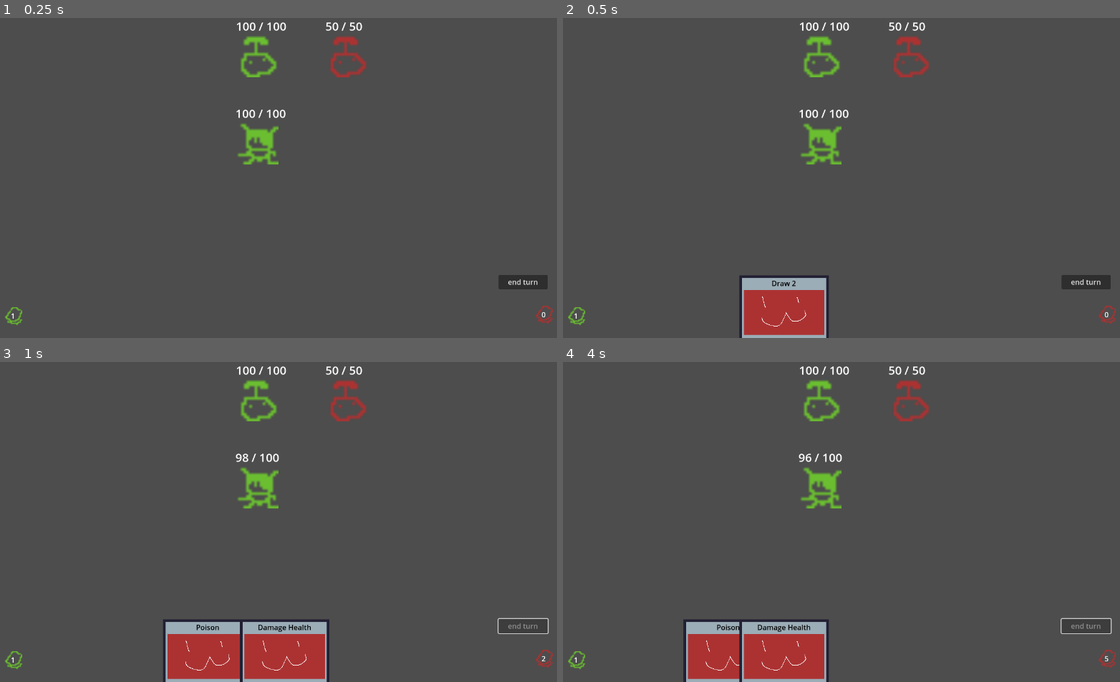
Above: before the commit, frames 1-4 (two rows, left to right).
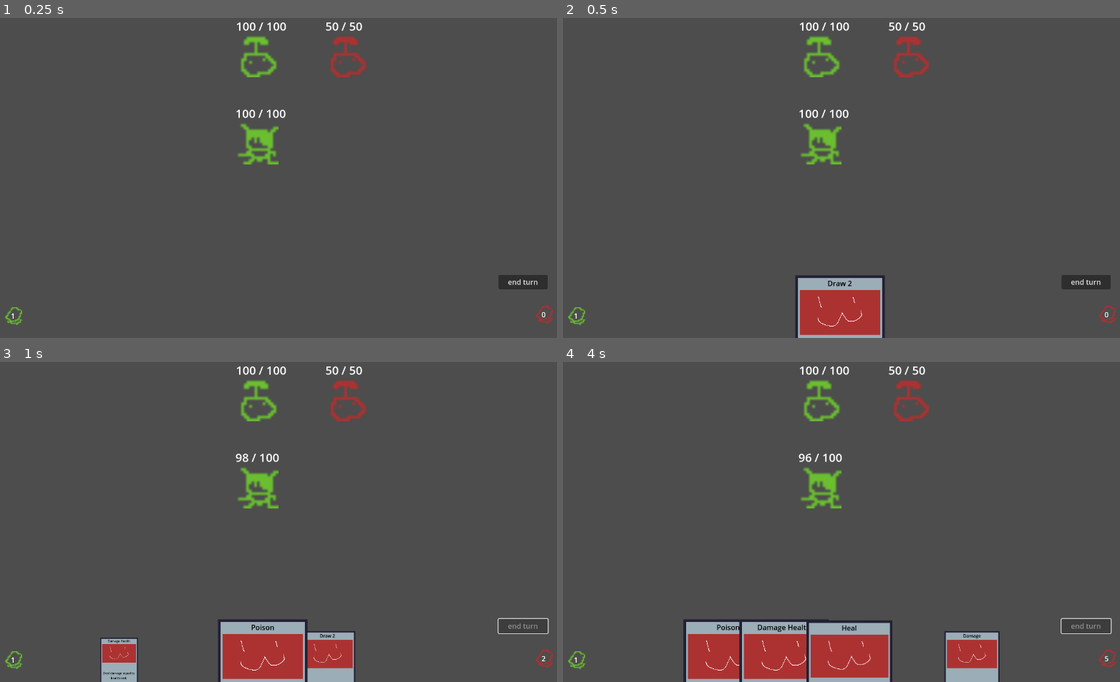
Above: after the commit, the same moments.

Repository: Saplings-Projects/1M_sub
Game: Godot game, scene res://#Scenes/TestingScene.tscn
The game is run twice, just before and just after one commit, with the same random seed, the same clock (stepped at 60 frames per second) and the same inputs.
Inputs (mouse positions are in pixels of both pictures, inside the frame that each line leads up to):
- Up to frame 1 (0.25 s): no input
- Up to frame 2 (0.5 s): no input
- Up to frame 3 (1 s): click "end turn" at 0.5 s
- Up to frame 4 (4 s): click "1" at 1.25 s; click (629, 659) at 2.02 s; click "0" at 2.75 s; click "end turn" at 3.5 s

Frame 1 is identical in both runs. In frame 2, 4.2% of the frame differs, in the area x 31-58%, y 80-100%; in frame 3, 4.5%, in the area x 17-64%, y 80-100%; in frame 4, 4.0%.

Commit message:
Add CardMovementState resource
-Add CardMovementState as a Resource. So each state will be a separate file
-Added child states InHand, MovingToHand, and Discarding
-Added CardState properties which gives values for the card states
-Added EasingConstants which is string constants used for easing

Diff:
--- a/#Scenes/TestingScene.tscn
+++ b/#Scenes/TestingScene.tscn
@@ -27,7 +27,7 @@
 grow_vertical = 2
 mouse_filter = 2
 
-[node name="CardContainer" parent="CanvasLayer/UIControl" instance=ExtResource("3_e7sws")]
+[node name="CardContainer" parent="CanvasLayer/UIControl" node_paths=PackedStringArray("draw_pile_ui", "discard_pile_ui") instance=ExtResource("3_e7sws")]
 layout_mode = 1
 anchors_preset = 7
 anchor_left = 0.5
@@ -36,9 +36,8 @@
 anchor_bottom = 1.0
 grow_horizontal = 2
 grow_vertical = 0
-card_hovered_offset = 100.0
-starting_hand_size = 5
-max_hand_size = 10
+draw_pile_ui = NodePath("../DrawPile")
+discard_pile_ui = NodePath("../DiscardPile")
 
 [node name="EndTurnButton" type="Button" parent="CanvasLayer/UIControl"]
 layout_mode = 1
--- a/Cards/CardContainer.gd
+++ b/Cards/CardContainer.gd
@@ -19,6 +19,8 @@
 @export var max_hand_size: int = 10
 @export var card_draw_time: float = 0.2
 @export var card_discard_time: float = 0.1
+@export var draw_pile_ui: DrawPileUISetter = null
+@export var discard_pile_ui: DiscardPileUISetter = null
 
 var cards_in_hand: Array[CardWorld] = []
 var draw_pile: Array[CardBase] = []
@@ -121,13 +123,16 @@
 
 
 func _create_card_in_world(card_data: CardBase) -> void:
-	var card_instance: CardWorld = card_scene.instantiate()
-	add_child(card_instance)
-	cards_in_hand.append(card_instance)
-
-	card_instance.init_card(card_data)
-
-	_bind_card_input(card_instance)
+	var card: CardWorld = card_scene.instantiate()
+	add_child(card)
+	cards_in_hand.append(card)
+
+	card.init_card(card_data)
+
+	card.global_position = draw_pile_ui.global_position
+	card.get_card_movement_component().set_movement_state(Enums.CardMovementState.MOVING_TO_HAND)
+
+	_bind_card_input(card)
 
 
 func _bind_card_input(card: CardWorld):
@@ -144,7 +149,7 @@
 	# add to discard pile
 	discard_pile.append(card.card_data)
 
-	# remove from world
+	# remove from hand and add to discard queue
 	cards_in_hand.remove_at(card_index)
 	_add_to_discard_queue(card)
 
@@ -196,7 +201,9 @@
 
 	var card: CardWorld = _cards_queued_for_discard[0]
 	_cards_queued_for_discard.remove_at(0)
-	card.queue_free()
+
+	card.get_card_movement_component().state_properties.desired_position = discard_pile_ui.global_position
+	card.get_card_movement_component().set_movement_state(Enums.CardMovementState.DISCARDING)
 
 	if _cards_queued_for_discard.size() > 0:
 		_handle_discard_queue()
@@ -247,12 +254,12 @@
 
 
 func _focus_card(card: CardWorld, offset: float) -> void:
-	card.get_card_movement_component().desired_position.y = -offset
+	card.get_card_movement_component().state_properties.desired_position.y = -offset
 	card.z_index = 1
 
 
 func _unfocus_card(card: CardWorld) -> void:
-	card.get_card_movement_component().desired_position.y = 0
+	card.get_card_movement_component().state_properties.desired_position.y = 0
 	card.z_index = 0
 
 
@@ -268,6 +275,13 @@
 		var card: CardWorld = cards_in_hand[card_index]
 		var card_x: float = per_card_width * card_index
 
+		var movement_component: CardMovementComponent = card.get_card_movement_component()
+		var move_state: Enums.CardMovementState = movement_component.current_move_state
+
 		card_x -= total_hand_width / 2.0
 
-		card.get_card_movement_component().desired_position.x = card_x
+		match move_state:
+			Enums.CardMovementState.MOVING_TO_HAND:
+				movement_component.state_properties.desired_position.x = card_x
+			Enums.CardMovementState.IN_HAND:
+				movement_component.state_properties.desired_position.x = card_x
--- a/Cards/CardMovementComponent.gd
+++ b/Cards/CardMovementComponent.gd
@@ -4,10 +4,23 @@
 
 signal on_movement_state_update(new_state: Enums.CardMovementState)
 
-@export var lerp_speed: float = 4.0
+var current_move_state: Enums.CardMovementState = Enums.CardMovementState.NONE
+var state_properties: CardStateProperties = CardStateProperties.new()
 
-var current_move_state: Enums.CardMovementState = Enums.CardMovementState.NONE
-var desired_position: Vector2 = Vector2.ZERO
+var _state_mapping: Dictionary = {
+	Enums.CardMovementState.NONE: null,
+	Enums.CardMovementState.MOVING_TO_HAND: MoveState_MovingToHand.new(),
+	Enums.CardMovementState.IN_HAND: MoveState_InHand.new(),
+	Enums.CardMovementState.DISCARDING: MoveState_Discarding.new(),
+}
+
+
+func _ready():
+	# init state with the parent. Parent should always be a CardWorld
+	assert(get_parent() is CardWorld, "Please attach this to a CardWorld!")
+	state_properties.card = get_parent()
+
+	set_movement_state(current_move_state)
 
 
 func _process(delta):
@@ -28,13 +41,26 @@
 
 
 func _on_state_enter(state: Enums.CardMovementState):
-	pass
+	if _has_state(state):
+		_state_mapping[state].init_state(state_properties)
+		_state_mapping[state].trigger_exit_state.connect(_on_state_triggered_exit)
+		_state_mapping[state].on_state_enter()
 
 
 func _on_state_process(state: Enums.CardMovementState):
-	var delta: float = get_process_delta_time()
-	get_parent().position = get_parent().position.lerp(desired_position, delta * lerp_speed)
+	if _has_state(state):
+		var delta: float = get_process_delta_time()
+		_state_mapping[state].on_state_process(delta)
 
 
 func _on_state_exit(state: Enums.CardMovementState):
-	pass
+	if _has_state(state):
+		_state_mapping[state].on_state_exit()
+
+
+func _has_state(state: Enums.CardMovementState) -> bool:
+	return _state_mapping[state] != null
+
+
+func _on_state_triggered_exit(state: Enums.CardMovementState) -> void:
+	set_movement_state(state)
--- /dev/null
+++ b/Cards/Movement State/CardMovementState.gd
@@ -0,0 +1,23 @@
+extends Resource
+class_name CardMovementState
+
+
+signal trigger_exit_state(next_state: Enums.CardMovementState)
+
+var _state: CardStateProperties
+
+
+func init_state(in_state_properties: CardStateProperties) -> void:
+	_state = in_state_properties
+
+
+func on_state_enter() -> void:
+	pass
+
+
+func on_state_process(delta: float) -> void:
+	pass
+
+
+func on_state_exit() -> void:
+	pass
--- /dev/null
+++ b/Cards/Movement State/CardStateProperties.gd
@@ -0,0 +1,7 @@
+extends Node
+class_name CardStateProperties
+
+
+var card: CardWorld = null
+var desired_position: Vector2 = Vector2.ZERO
+var desired_rotation: float = 0.0
--- /dev/null
+++ b/Cards/Movement State/MoveState_Discarding.gd
@@ -0,0 +1,18 @@
+extends CardMovementState
+class_name MoveState_Discarding
+
+
+# @Override
+func on_state_enter() -> void:
+	# Move to discard pile
+	_state.card.create_tween()\
+	.tween_property(_state.card, EasingConstants.GLOBAL_POSITION_PROPERTY, _state.desired_position, 0.3)\
+	.set_ease(Tween.EASE_IN)\
+	.set_trans(Tween.TRANS_CUBIC)\
+	.finished.connect(func(): _state.card.queue_free())
+
+	# Scale down to zero
+	_state.card.create_tween()\
+	.tween_property(_state.card, EasingConstants.SCALE_PROPERTY, Vector2.ZERO, 0.3)\
+	.set_ease(Tween.EASE_IN)\
+	.set_trans(Tween.TRANS_CUBIC)
--- /dev/null
+++ b/Cards/Movement State/MoveState_InHand.gd
@@ -0,0 +1,7 @@
+extends CardMovementState
+class_name MoveState_InHand
+
+
+# @Override
+func on_state_process(delta: float) -> void:
+	_state.card.position = _state.card.position.lerp(_state.desired_position, delta * 4.0)
--- /dev/null
+++ b/Cards/Movement State/MoveState_MovingToHand.gd
@@ -0,0 +1,20 @@
+extends CardMovementState
+class_name MoveState_MovingToHand
+
+
+# @Override
+func on_state_enter() -> void:
+	# Move to hand from draw pile
+	# When finished, set state to IN_HAND
+	_state.card.create_tween()\
+	.tween_property(_state.card, EasingConstants.POSITION_PROPERTY, _state.desired_position, 0.2)\
+	.set_ease(Tween.EASE_OUT)\
+	.set_trans(Tween.TRANS_CUBIC)\
+	.finished.connect(func(): trigger_exit_state.emit(Enums.CardMovementState.IN_HAND))
+
+	# Scale up from zero
+	_state.card.create_tween()\
+	.tween_property(_state.card, EasingConstants.SCALE_PROPERTY, Vector2.ONE, 0.2)\
+	.set_ease(Tween.EASE_OUT)\
+	.set_trans(Tween.TRANS_CUBIC)\
+	.from(Vector2.ZERO)
--- /dev/null
+++ b/Helpers/EasingConstants.gd
@@ -0,0 +1,6 @@
+extends Node
+class_name EasingConstants
+
+static var POSITION_PROPERTY: String = "position"
+static var GLOBAL_POSITION_PROPERTY: String = "global_position"
+static var SCALE_PROPERTY: String = "scale"
